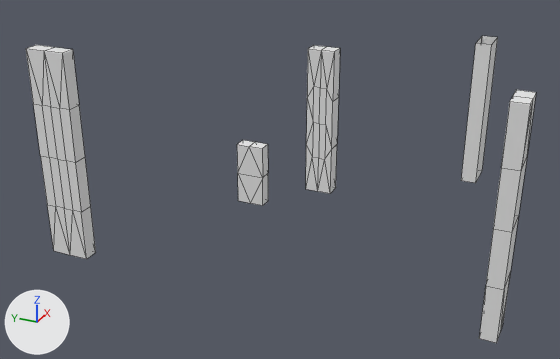
A saved change to the OBJ model assets/stairs.obj.
One viewpoint serves both versions: a 50 mm camera at (-2200.0, -2229.0, 1390.0) aimed at (489.0, -1019.0, 46.0). Lighting does not change. The marker at lower left points along +X, +Y and +Z. The picture after the commit comes second. Mesh edges are drawn as thin lines. Where no turn or scale is listed for an object, it has been applied to the vertices. Vertices at exactly the same position are counted once.

In view in the first picture: 'stairs'.
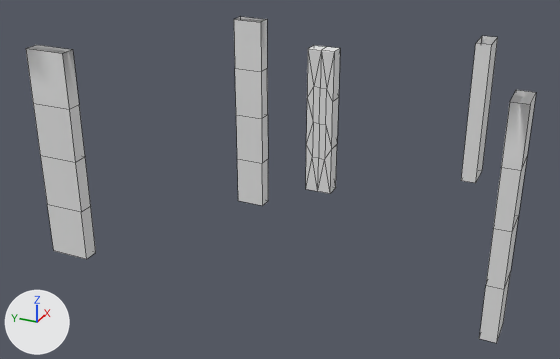
Changed parts and their boxes (x1, y1, x2, y2) in the pictures (560 x 359 px; the box of a moved part takes in the faces that stretch with it):
'stairs', reshaped (6% taller): before (26, 36, 536, 343); after (26, 17, 536, 343)
part 1 of me_stairs, reshaped: (26, 45, 87, 259) in both
part 2 of me_stairs, reshaped: (510, 90, 536, 170) in both
part 3 of me_stairs, reshaped: (497, 272, 511, 341) in both
part 4 of me_stairs, moved or reshaped: before (237, 140, 268, 206); after (234, 17, 268, 206)

Edits to the bpy script that builds the scene:
```text
Change me_stairs:
    used by ob_stairs; location = (0.0, 0.0, 0.0)
    remove me_stairs.from_pydata(...)  # 128 vertices, 155 faces; spans x 92.0..1024.0, y -1997.0..-115.0, z -300.0..600.0
    add me_stairs.from_pydata(...)  # 106 vertices, 109 faces; spans x 92.0..1024.0, y -1997.0..-115.0, z -300.0..600.0
    me_stairs part 1
    22 vertices are removed from x 92.0..155.0, y -248.0..-159.0, z -300.0..600.0
    44 faces are deleted
    10 new faces join them
    me_stairs part 2
    2 vertices are removed from x 278.0, y -1997.0..-1934.0, z 600.0
    8 faces are deleted
    3 new faces join them
    me_stairs part 3
    2 vertices are removed from x 278.0, y -1997.0..-1934.0, z -300.0
    8 faces are deleted
    3 new faces join them
    me_stairs part 4
    12 vertices are removed from x 865.0..928.0, y -758.0..-624.0, z -300.0..0.0
    20 faces are deleted
    16 vertices are added at x 865.0..928.0, y -758.0..-624.0, z -75.0..600.0
    18 new faces join them
```
